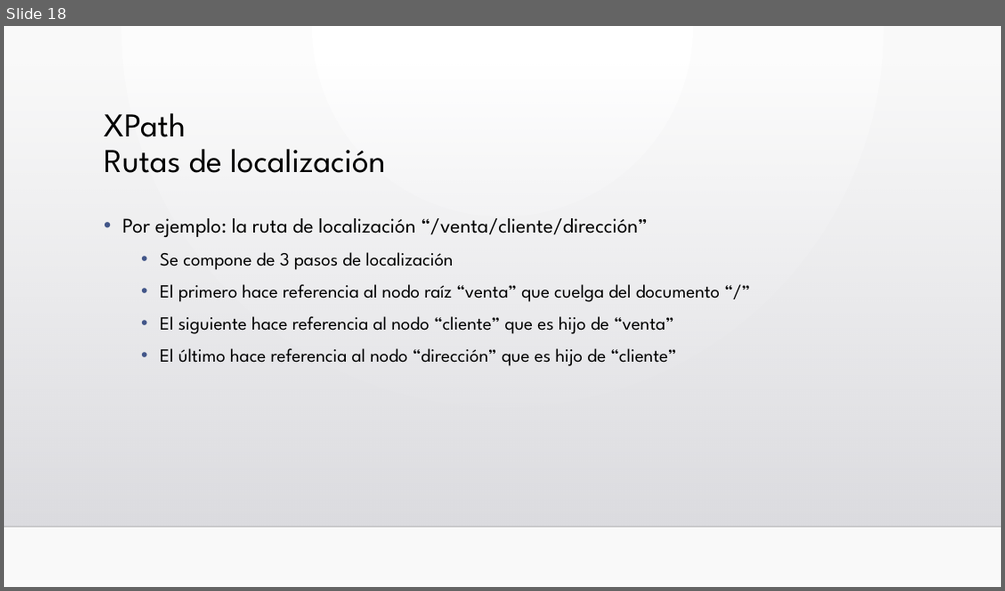
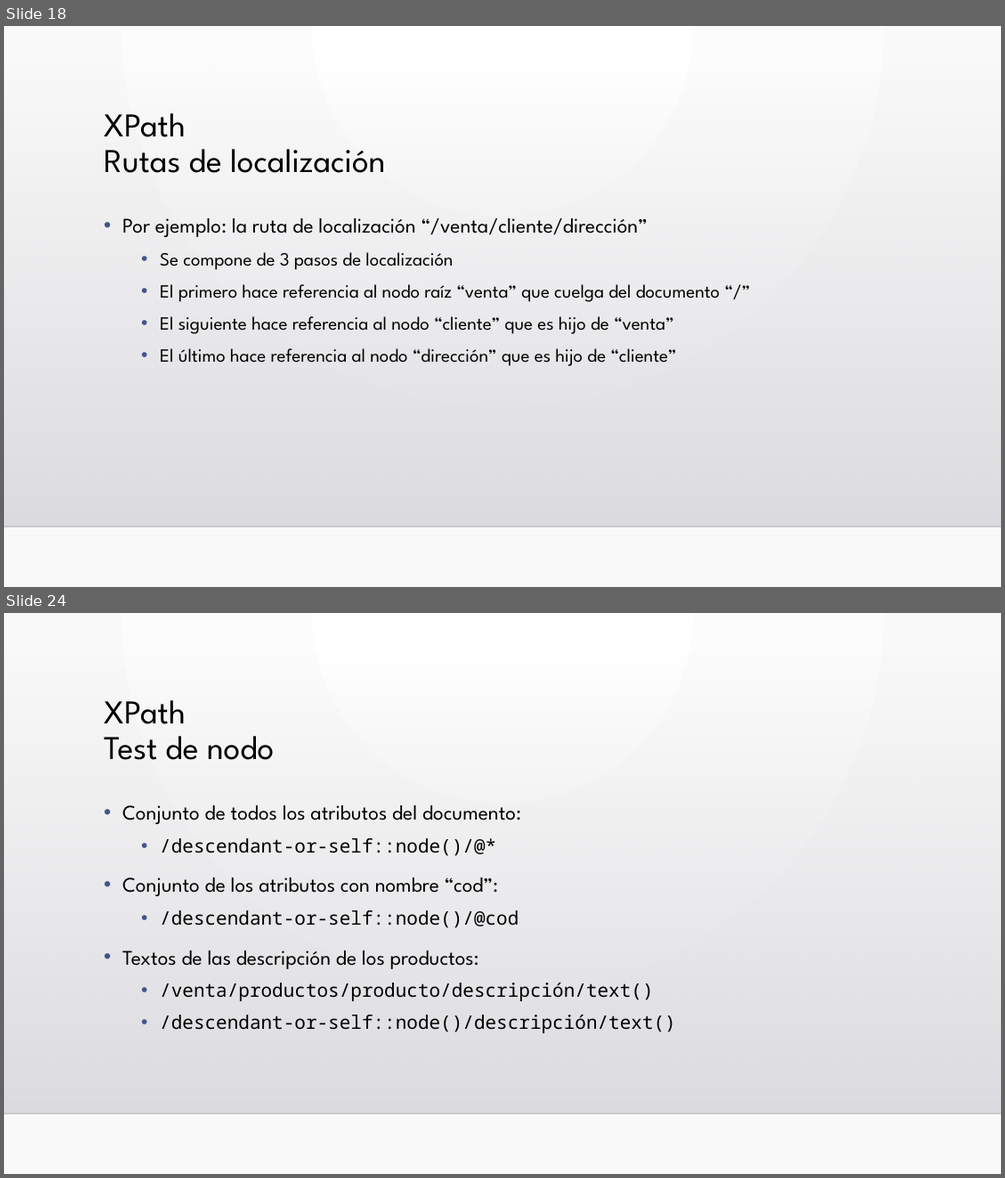
Before and after one commit to llllJokerllll/Lima, a slide deck: Unidad3/UD 03.3 XPath.pptx. Shown one above the other, each under a label of ours: slide 18 before the commit, slides 18 and 24 after it; the slides between them are not shown. The pictures are 1005x591 and 1005x1178 pixels, drawn with LibreOffice and Linux fonts; fonts in the diff are those of the drawing; background and template pictures are left out. Boxes give left, top, right and bottom in pixels: in the first picture for what was removed or moved away, otherwise in the second. Text is boxed around its words. In the diff, an @@ line names an element or a change of style, - is before the commit and + after.

```diff
--- a/Unidad3/UD 03.3 XPath.pptx
+++ b/Unidad3/UD 03.3 XPath.pptx
@@ slide 24 added at [4,613,1001,1174], background gradient #FFFFFF to #FAFAFA; not listed: 2 template elements that a slide beside it also shows @@
@@ title added at [104,700,275,760], 32 pt, text #000000 @@
+XPath
+Test de nodo
@@ text added at [122,805,676,1033], 18 pt, text #000000 @@
+• Conjunto de todos los atributos del documento:
+  • /descendant-or-self::node()/@*
+• Conjunto de los atributos con nombre “cod”:
+  • /descendant-or-self::node()/@cod
+• Textos de las descripción de los productos:
+  • /venta/productos/producto/descripción/text()
+  • /descendant-or-self::node()/descripción/text()
```
Also in this commit, not shown: 23 other slides added, 1 slide removed, 3 other files.
